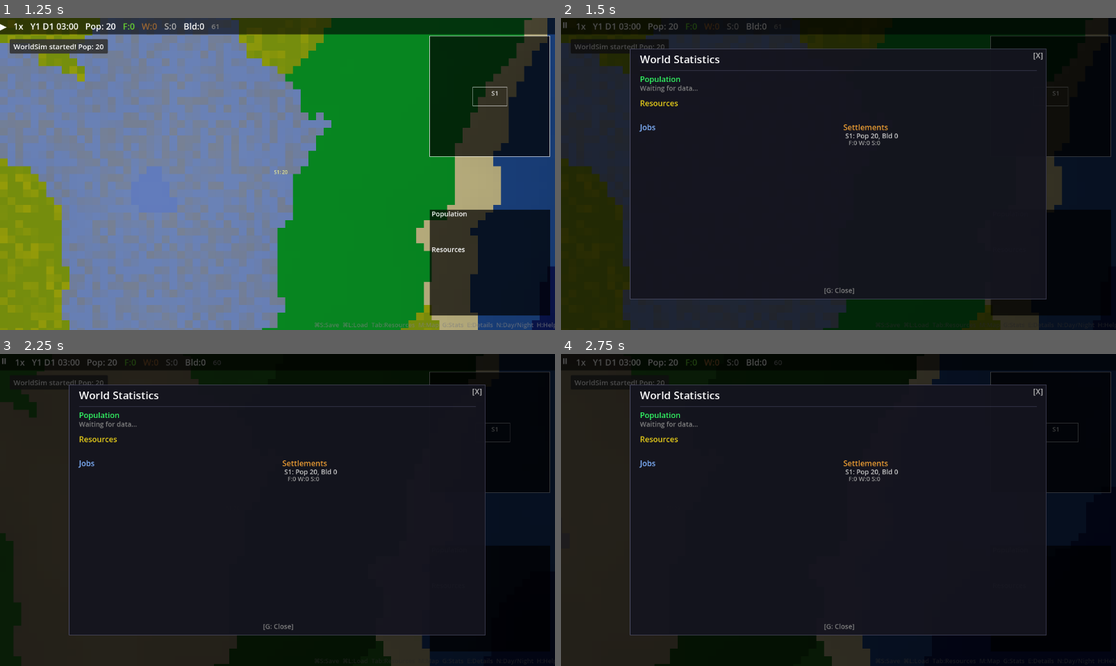
Above: before the commit, frames 1-4 (two rows, left to right).
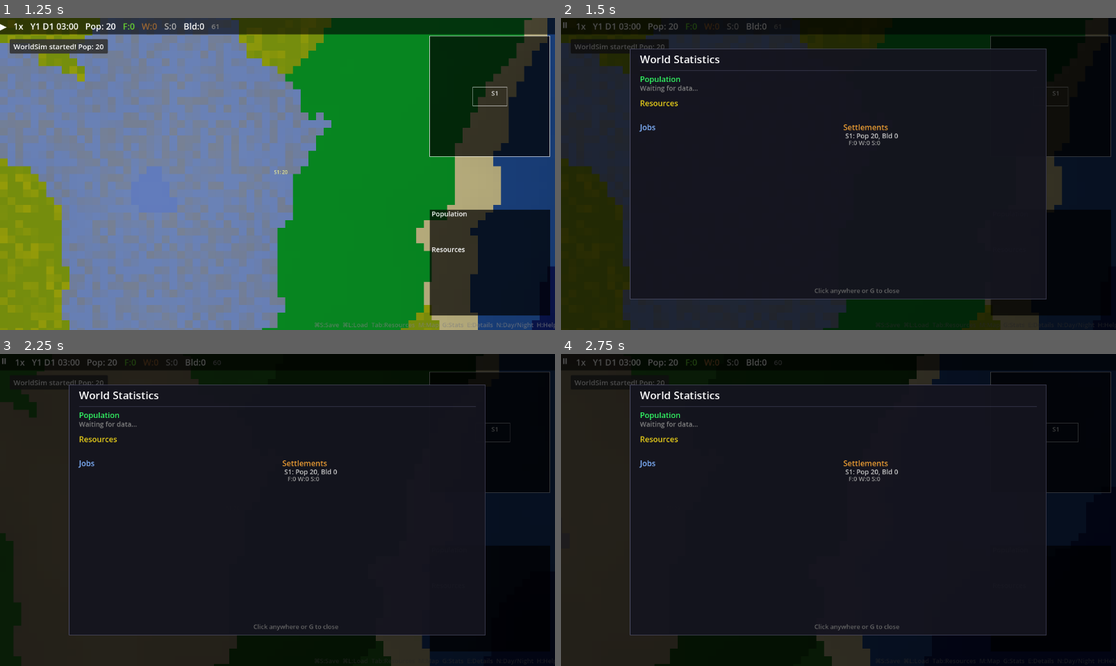
Above: after the commit, the same moments.

Repository: hyunlord/new-world
Game: Godot game, scene res://scenes/main/main.tscn
The game is run twice, just before and just after one commit, with the same random seed, the same clock (stepped at 60 frames per second) and the same inputs.
Inputs (mouse positions are in pixels of both pictures, inside the frame that each line leads up to):
- Up to frame 1 (1.25 s): tap Enter at 0.5 s; drag from (488, 96) to (333, 105) at 0.52 s
- Up to frame 2 (1.5 s): tap Space at 1.25 s; drag from (1049, 261) to (810, 236) at 1.27 s
- Up to frame 3 (2.25 s): tap Enter at 2 s; move the mouse to (333, 441) at 2.02 s; hold D from 2.03 s (still down); tap Tab at 2.1 s; click (333, 441) at 2.17 s
- Up to frame 4 (2.75 s): keep holding D

Frame 1 is identical in both runs. In frame 2, 0.1% of the frame differs, in the area x 45-87%, y 11-89%; in frame 3, 0.1%; in frame 4, 0.1%.

Commit message:
fix: popup click-to-close + population 49 cap bug (T-960 series)
- Remove [X] buttons from all detail panels (stats/entity/building)
- Click anywhere on popup to close (inside or outside)
- Keep G/E/Esc keyboard shortcuts for closing
- Fix population stuck at 49: lower food birth threshold from 1.0 to 0.5 per capita
- Enhanced diagnostic logging every 200 ticks with specific block reason
- Docs updated: GAME_BALANCE, CONTROLS, CHANGELOG

Co-Authored-By: Claude Opus 4.6 <noreply@anthropic.com>

Diff:
--- a/scripts/systems/population_system.gd
+++ b/scripts/systems/population_system.gd
@@ -31,8 +31,8 @@
 		return
 	var alive_count: int = _entity_manager.get_alive_count()
 
-	# Diagnostic logging every 500 ticks
-	if tick % 500 == 0 and alive_count >= 5:
+	# Diagnostic logging every 200 ticks (more frequent for debugging)
+	if tick % 200 == 0 and alive_count >= 5:
 		_log_population_status(tick, alive_count)
 
 	if alive_count >= GameConfig.MAX_ENTITIES:
@@ -66,8 +66,8 @@
 			best_food = food
 			best_stockpile = sp
 
-	# Food threshold: need food >= alive_count * 1.0
-	if total_food < float(alive_count) * 1.0:
+	# Food threshold: need food >= alive_count * 0.5 (lowered from 1.0 — was blocking growth at ~49)
+	if total_food < float(alive_count) * 0.5:
 		return
 	if best_stockpile == null:
 		return
@@ -135,10 +135,21 @@
 		if sp.is_built:
 			total_food += sp.storage.get("food", 0.0)
 	var housing_cap: int = 25 if total_shelters == 0 else total_shelters * 6
-	var food_ok: bool = total_food >= float(alive_count) * 1.0
+	var food_threshold: float = float(alive_count) * 0.5
+	var food_ok: bool = total_food >= food_threshold
 	var housing_ok: bool = alive_count < 25 or total_shelters * 6 >= alive_count
-	print("[Tick %d] [Pop] pop=%d food=%.0f shelters=%d(%d built) | housing_cap=%d food_ok=%s housing_ok=%s" % [
-		tick, alive_count, total_food, total_shelters, built_shelters, housing_cap, str(food_ok), str(housing_ok),
+	var at_max: bool = alive_count >= GameConfig.MAX_ENTITIES
+	var block_reason: String = ""
+	if at_max:
+		block_reason = "MAX_ENTITIES(%d)" % GameConfig.MAX_ENTITIES
+	elif not food_ok:
+		block_reason = "food(%.0f < %.0f)" % [total_food, food_threshold]
+	elif not housing_ok:
+		block_reason = "housing(%d < %d)" % [total_shelters * 6, alive_count]
+	else:
+		block_reason = "NONE (birth allowed)"
+	print("[Tick %d] [Pop] pop=%d food=%.0f/%.0f shelters=%d(%d built) cap=%d max=%d | block=%s" % [
+		tick, alive_count, total_food, food_threshold, total_shelters, built_shelters, housing_cap, GameConfig.MAX_ENTITIES, block_reason,
 	])
 
 
--- a/scripts/ui/building_detail_panel.gd
+++ b/scripts/ui/building_detail_panel.gd
@@ -50,19 +50,8 @@
 			hide_panel()
 			accept_event()
 	if event is InputEventMouseButton and event.pressed and event.button_index == MOUSE_BUTTON_LEFT:
-		var vp_size := get_viewport_rect().size
-		var panel_w: float = vp_size.x * 0.45
-		var panel_h: float = vp_size.y * 0.5
-		var panel_x: float = (vp_size.x - panel_w) * 0.5
-		var panel_y: float = (vp_size.y - panel_h) * 0.5
-		var panel_rect := Rect2(panel_x, panel_y, panel_w, panel_h)
-		var mb: InputEventMouseButton = event as InputEventMouseButton
-		var close_area := Rect2(panel_x + panel_w - 30, panel_y + 5, 25, 25)
-		if close_area.has_point(mb.position) or not panel_rect.has_point(mb.position):
-			hide_panel()
-			accept_event()
-		else:
-			accept_event()
+		hide_panel()
+		accept_event()
 
 
 func _draw() -> void:
@@ -105,7 +94,7 @@
 			icon = "\u25CF"
 			type_color = Color(1.0, 0.4, 0.1)
 	draw_string(font, Vector2(cx, cy), "%s %s" % [icon, building.building_type.capitalize()], HORIZONTAL_ALIGNMENT_LEFT, -1, GameConfig.get_font_size("popup_title"), type_color)
-	draw_string(font, Vector2(panel_x + panel_w - 28, panel_y + 20), "[X]", HORIZONTAL_ALIGNMENT_LEFT, -1, GameConfig.get_font_size("popup_close_btn"), Color(0.7, 0.7, 0.7))
+	# (click anywhere to close)
 	cy += 8.0
 
 	var sid_text: String = "S%d" % building.settlement_id if building.settlement_id > 0 else "None"
@@ -165,4 +154,4 @@
 		cost_parts.append("%s: %.0f" % [cost_keys[i].capitalize(), cost[cost_keys[i]]])
 	draw_string(font, Vector2(cx + 10, cy + 12), " | ".join(cost_parts), HORIZONTAL_ALIGNMENT_LEFT, -1, GameConfig.get_font_size("popup_body"), Color(0.7, 0.7, 0.7))
 
-	draw_string(font, Vector2(vp_size.x * 0.5 - 30, panel_y + panel_h - 12), "[E: Close]", HORIZONTAL_ALIGNMENT_CENTER, -1, GameConfig.get_font_size("popup_close"), Color(0.5, 0.5, 0.5))
+	draw_string(font, Vector2(vp_size.x * 0.5 - 50, panel_y + panel_h - 12), "Click anywhere or E to close", HORIZONTAL_ALIGNMENT_CENTER, -1, GameConfig.get_font_size("popup_small"), Color(0.4, 0.4, 0.4))
--- a/scripts/ui/entity_detail_panel.gd
+++ b/scripts/ui/entity_detail_panel.gd
@@ -50,19 +50,8 @@
 			hide_panel()
 			accept_event()
 	if event is InputEventMouseButton and event.pressed and event.button_index == MOUSE_BUTTON_LEFT:
-		var vp_size := get_viewport_rect().size
-		var panel_w: float = vp_size.x * 0.5
-		var panel_h: float = vp_size.y * 0.65
-		var panel_x: float = (vp_size.x - panel_w) * 0.5
-		var panel_y: float = (vp_size.y - panel_h) * 0.5
-		var panel_rect := Rect2(panel_x, panel_y, panel_w, panel_h)
-		var mb: InputEventMouseButton = event as InputEventMouseButton
-		var close_area := Rect2(panel_x + panel_w - 30, panel_y + 5, 25, 25)
-		if close_area.has_point(mb.position) or not panel_rect.has_point(mb.position):
-			hide_panel()
-			accept_event()
-		else:
-			accept_event()
+		hide_panel()
+		accept_event()
 
 
 func _draw() -> void:
@@ -97,7 +86,7 @@
 
 	# Header
 	draw_string(font, Vector2(cx, cy), "%s - %s" % [entity.entity_name, entity.job.capitalize()], HORIZONTAL_ALIGNMENT_LEFT, -1, GameConfig.get_font_size("popup_title"), jc)
-	draw_string(font, Vector2(panel_x + panel_w - 28, panel_y + 20), "[X]", HORIZONTAL_ALIGNMENT_LEFT, -1, GameConfig.get_font_size("popup_close_btn"), Color(0.7, 0.7, 0.7))
+	# (click anywhere to close)
 	cy += 6.0
 
 	var age_days: int = entity.age / GameConfig.AGE_DAYS_DIVISOR
@@ -156,7 +145,7 @@
 		cy += 13.0
 		idx -= 1
 
-	draw_string(font, Vector2(vp_size.x * 0.5 - 30, panel_y + panel_h - 12), "[E: Close]", HORIZONTAL_ALIGNMENT_CENTER, -1, GameConfig.get_font_size("popup_close"), Color(0.5, 0.5, 0.5))
+	draw_string(font, Vector2(vp_size.x * 0.5 - 50, panel_y + panel_h - 12), "Click anywhere or E to close", HORIZONTAL_ALIGNMENT_CENTER, -1, GameConfig.get_font_size("popup_small"), Color(0.4, 0.4, 0.4))
 
 
 func _draw_need_bar(font: Font, x: float, y: float, w: float, label: String, value: float, color: Color) -> float:
--- a/scripts/ui/stats_detail_panel.gd
+++ b/scripts/ui/stats_detail_panel.gd
@@ -50,19 +50,8 @@
 			hide_panel()
 			accept_event()
 	if event is InputEventMouseButton and event.pressed and event.button_index == MOUSE_BUTTON_LEFT:
-		var vp_size := get_viewport_rect().size
-		var panel_w: float = vp_size.x * 0.75
-		var panel_h: float = vp_size.y * 0.8
-		var panel_x: float = (vp_size.x - panel_w) * 0.5
-		var panel_y: float = (vp_size.y - panel_h) * 0.5
-		var panel_rect := Rect2(panel_x, panel_y, panel_w, panel_h)
-		var mb: InputEventMouseButton = event as InputEventMouseButton
-		var close_area := Rect2(panel_x + panel_w - 30, panel_y + 5, 25, 25)
-		if close_area.has_point(mb.position) or not panel_rect.has_point(mb.position):
-			hide_panel()
-			accept_event()
-		else:
-			accept_event()  # Consume click inside panel to prevent passthrough
+		hide_panel()
+		accept_event()
 
 
 func _draw() -> void:
@@ -89,7 +78,7 @@
 
 	# Title
 	draw_string(font, Vector2(cx, cy), "World Statistics", HORIZONTAL_ALIGNMENT_LEFT, -1, GameConfig.get_font_size("popup_title"), Color.WHITE)
-	draw_string(font, Vector2(panel_x + panel_w - 28, panel_y + 20), "[X]", HORIZONTAL_ALIGNMENT_LEFT, -1, GameConfig.get_font_size("popup_close_btn"), Color(0.7, 0.7, 0.7))
+	# (click anywhere to close)
 	cy += 15.0
 	draw_line(Vector2(cx, cy), Vector2(panel_x + panel_w - 20, cy), Color(0.3, 0.3, 0.4), 1.0)
 	cy += 10.0
@@ -105,8 +94,8 @@
 	_draw_jobs_section(font, cx, cy, half_w)
 	_draw_settlements_section(font, cx + half_w + 20, cy, half_w)
 
-	# Footer
-	draw_string(font, Vector2(vp_size.x * 0.5 - 30, panel_y + panel_h - 12), "[G: Close]", HORIZONTAL_ALIGNMENT_CENTER, -1, GameConfig.get_font_size("popup_close"), Color(0.5, 0.5, 0.5))
+	# Footer hint
+	draw_string(font, Vector2(vp_size.x * 0.5 - 50, panel_y + panel_h - 12), "Click anywhere or G to close", HORIZONTAL_ALIGNMENT_CENTER, -1, GameConfig.get_font_size("popup_small"), Color(0.4, 0.4, 0.4))
 
 
 func _draw_population_section(font: Font, x: float, y: float, w: float) -> float:
Not shown, changed: docs/CHANGELOG.md
Not shown, changed: docs/CONTROLS.md
Not shown, changed: docs/GAME_BALANCE.md
